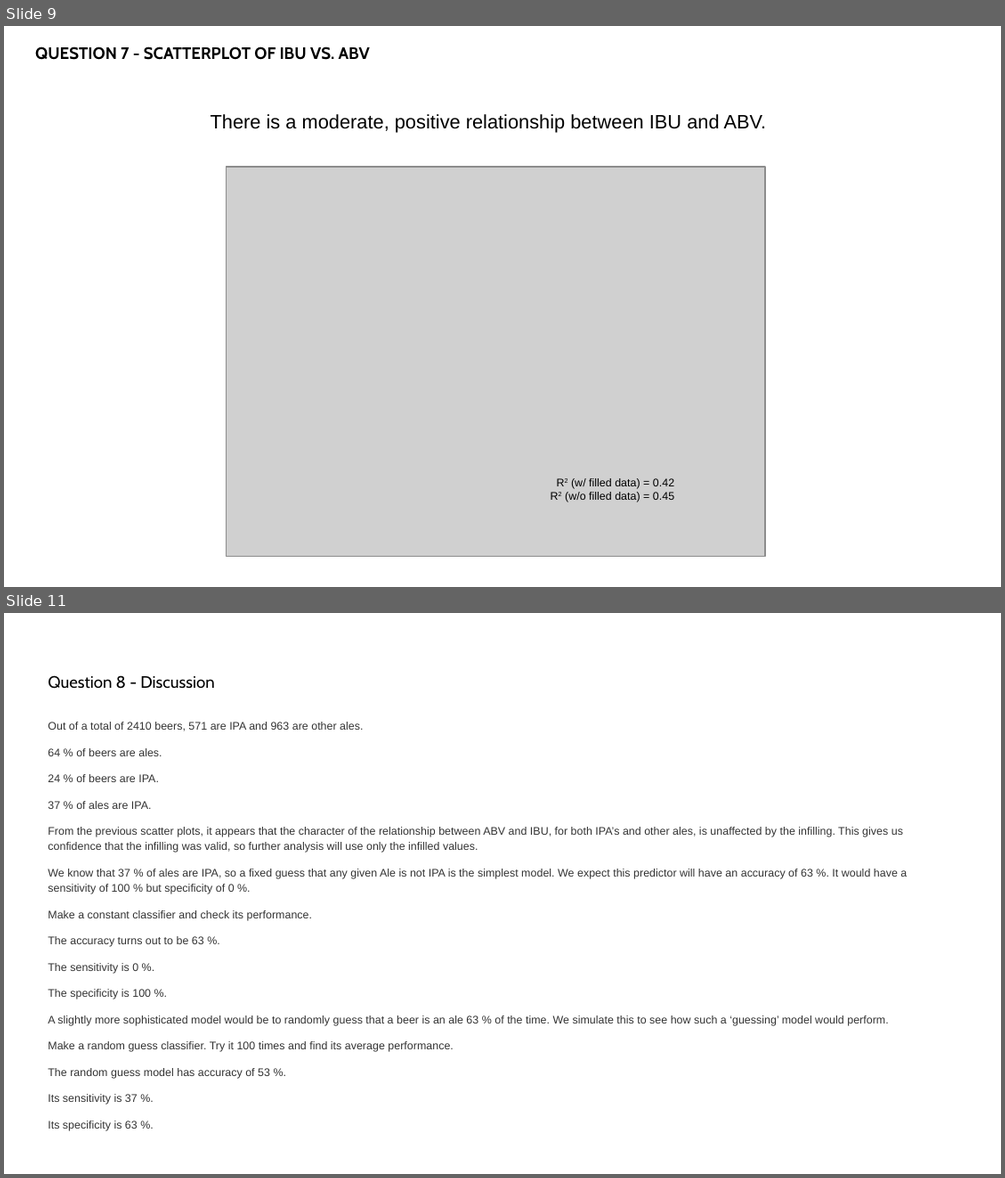
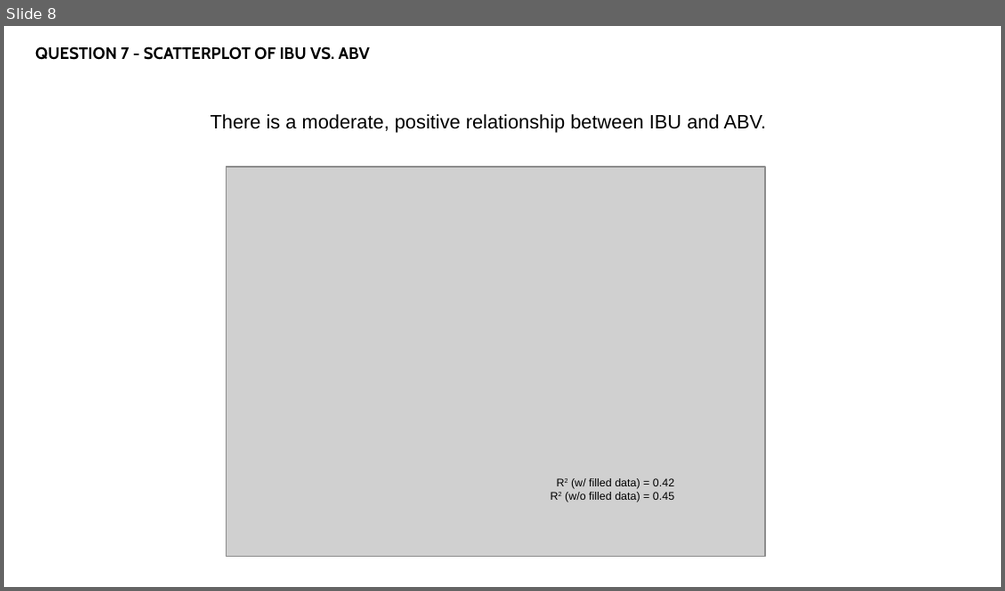
Before and after one commit to rmpalmer/MSDS6306_Fall2019_proj1, a slide deck: CaseStudy_EDA_Palmer_Garrity.pptx. Shown one above the other, each under a label of ours: slides 9 and 11 before the commit, slide 8 after it; the slides between them are not shown. The pictures are 1005x1178 and 1005x591 pixels, drawn with LibreOffice and Linux fonts; fonts in the diff are those of the drawing; grey boxes stand for pictures. Boxes give left, top, right and bottom in pixels: in the first picture for what was removed or moved away, otherwise in the second. Text is boxed around its words. In the diff, an @@ line names an element or a change of style, - is before the commit and + after.

```diff
--- a/CaseStudy_EDA_Palmer_Garrity.pptx
+++ b/CaseStudy_EDA_Palmer_Garrity.pptx
@@ slide 11 removed at [4,613,1001,1174], background #FFFFFF @@
@@ title removed at [48,675,214,689] @@
-Question 8 - Discussion
@@ text removed at [48,722,906,1131] @@
-Out of a total of 2410 beers, 571 are IPA and 963 are other ales.
-64 % of beers are ales.
-24 % of beers are IPA.
-37 % of ales are IPA.
-From the previous scatter plots, it appears that the character of the relationship between ABV and IBU, for both IPA’s and other ales, is unaffected by the infilling. This gives us confidence that the infilling was valid, so further analysis will use only the infilled values.
-We know that 37 % of ales are IPA, so a fixed guess that any given Ale is not IPA is the simplest model. We expect this predictor will have an accuracy of 63 %. It would have a sensitivity of 100 % but specificity of 0 %.
-Make a constant classifier and check its performance.
-The accuracy turns out to be 63 %.
-The sensitivity is 0 %.
-The specificity is 100 %.
-A slightly more sophisticated model would be to randomly guess that a beer is an ale 63 % of the time. We simulate this to see how such a ‘guessing’ model would perform.
-Make a random guess classifier. Try it 100 times and find its average performance.
-The random guess model has accuracy of 53 %.
-Its sensitivity is 37 %.
-Its specificity is 63 %.
@@ what was slide 9 is now slide 8 @@
```
Also in this commit, not shown: 3 slides changed, 9 slides added, 4 other slides removed.
